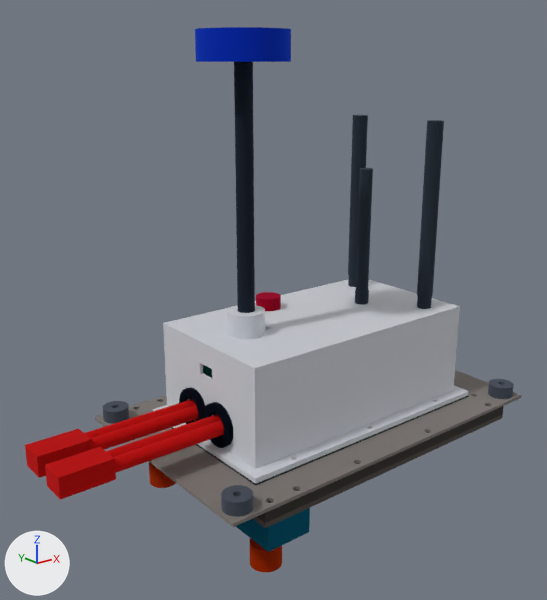
The glTF model media/model.glb: old version first, new version second.
Rendered twice from a 50 mm lens placed at (-0.305, -0.338, 0.214), pointed at (-0.036, -0.001, 0.08). Arrows for +X, +Y and +Z are at lower left; the lights stay in place. The picture after the commit comes second. Where no turn or scale is listed for an object, it has been applied to the vertices.

The first picture shows 'Antennas', 'Core plate', 'Corner spacers (4)', 'GNSS mast', 'GNSS receiver and compass', 'Grommets (2)', 'Lid', 'Locking pins (2)', 'Pin blocks (2)', 'Power leads and AS150 plugs', 'Rail lips (2)', 'Rail spacer bars (2)' and 3 more.
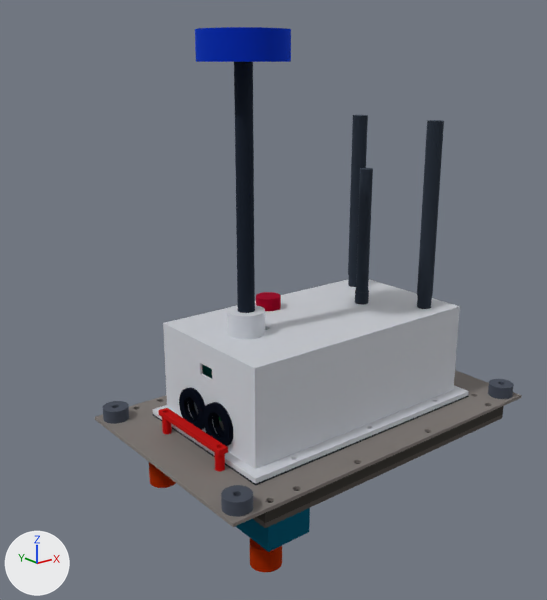
The change in detail:
Mesh me_strain_relief_bar is new.
It has 940 vertices, 1876 faces and spans x -0.098..-0.092, y -0.032..0.032, z 0.0..0.014.
It uses material mat_mat_19 (red #dc2626).
Object 'Power leads and AS150 plugs' (ob_power_leads_and_as150_plugs) is deleted.
Object 'Strain-relief bar' (ob_strain_relief_bar) is new; it shows me_strain_relief_bar.
Its location is (0.0, 0.0, 0.0).

Boxes (x1, y1, x2, y2) around the edits, measured in the pictures (547 x 600 px):
'Power leads and AS150 plugs', deleted (red): before (25, 399, 224, 500)
'Strain-relief bar', added (red): after (159, 408, 228, 471)
